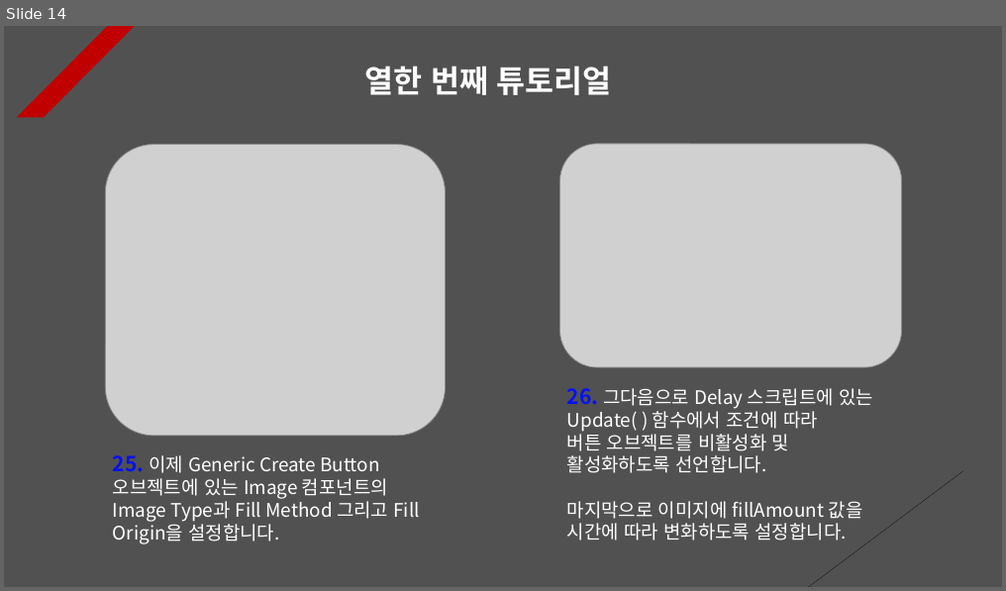
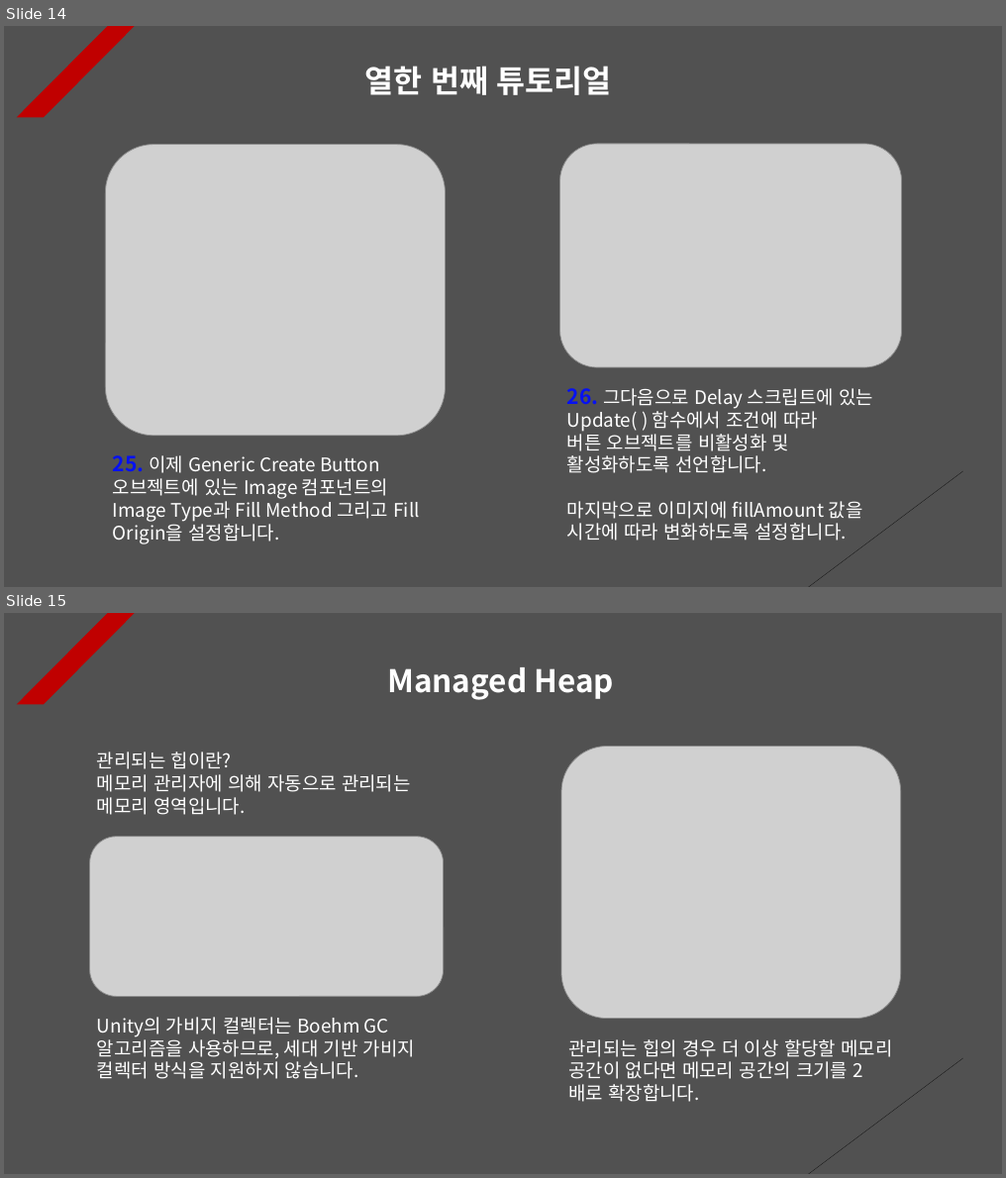
Before and after one commit to Unity2033/3D-UnityEngine, a slide deck: Assets/Class/Instantiate & Destroy/PPT Data/Instatiate and Destroy Example.pptx. Shown one above the other, each under a label of ours: slide 14 before the commit, slides 14 and 15 after it. The pictures are 1006x591 and 1006x1178 pixels, drawn with LibreOffice and Linux fonts; fonts in the diff are those of the drawing; grey boxes stand for pictures. Boxes give left, top, right and bottom in pixels: in the first picture for what was removed or moved away, otherwise in the second. Text is boxed around its words. In the diff, an @@ line names an element or a change of style, - is before the commit and + after.

Commit message:
Add Unity Garbage Collector Theory
- Add description of managed heap

- Change how objects are disabled

```diff
--- a/Assets/Class/Instantiate & Destroy/PPT Data/Instatiate and Destroy Example.pptx
+++ b/Assets/Class/Instantiate & Destroy/PPT Data/Instatiate and Destroy Example.pptx
@@ slide 15 added at (4,613,1002,1174), background #515151; not listed: 2 template elements that a slide beside it also shows @@
@@ text added at (387,667,614,700), 30 pt, text #FFFFFF, bold @@
+Managed Heap
@@ text added at (97,752,411,815), 18 pt, text #FFFFFF @@
+관리되는 힙이란?
+메모리 관리자에 의해 자동으로 관리되는 메모리 영역입니다.
@@ picture added at (561,747,901,1019) @@
@@ picture added at (90,837,444,997) @@
@@ text added at (97,1017,415,1079), 18 pt, text #FFFFFF @@
+Unity의 가비지 컬렉터는 Boehm GC 알고리즘을 사용하므로, 세대 기반 가비지 컬렉터 방식을 지원하지 않습니다.
@@ text added at (568,1040,892,1102), 18 pt, text #FFFFFF @@
+관리되는 힙의 경우 더 이상 할당할 메모리 공간이 없다면 메모리 공간의 크기를 2배로 확장합니다.
```
Also in this commit, not shown: 6 other files.
